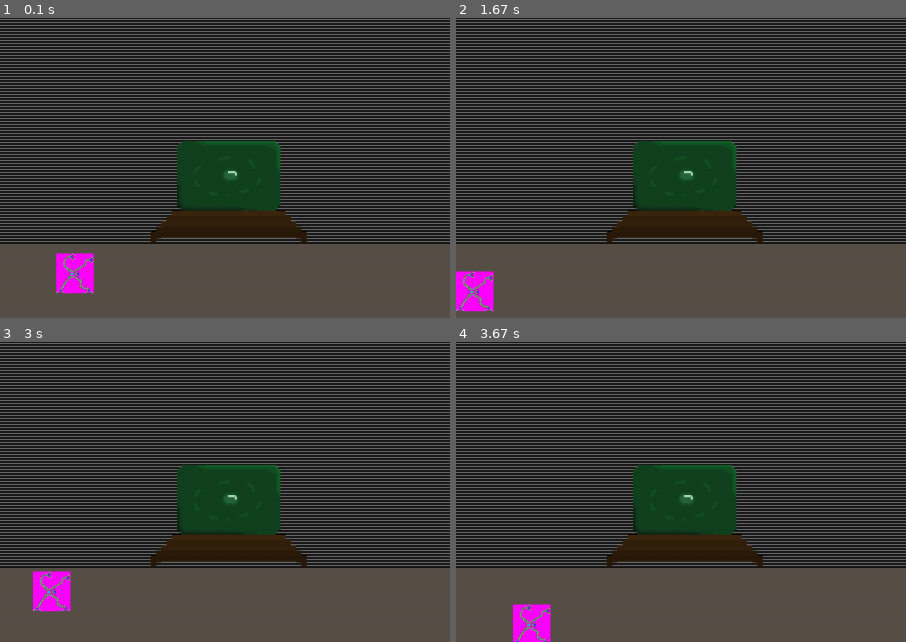
Above: before the commit, frames 1-4 (two rows, left to right).
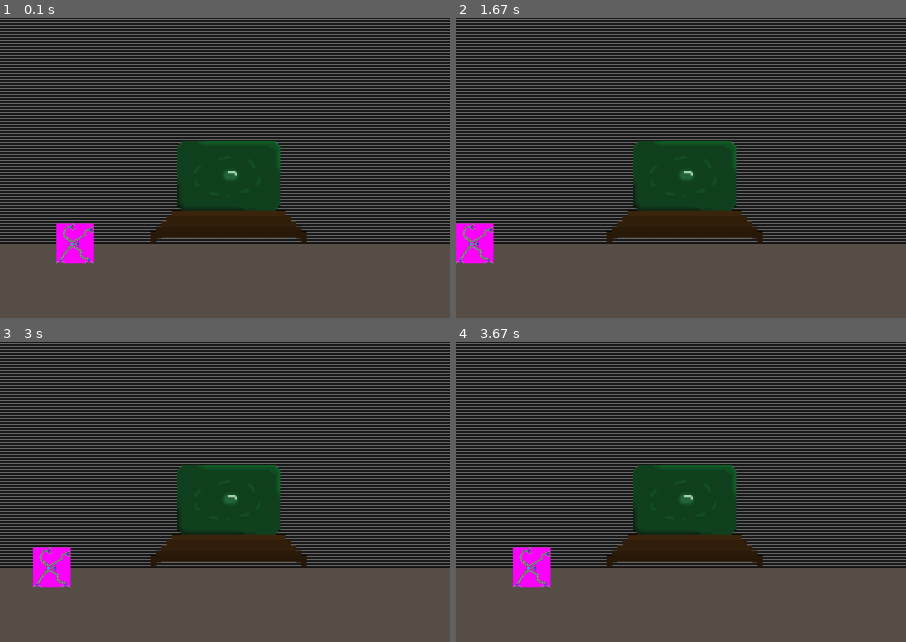
Above: after the commit, the same moments.

Repository: dmtcrafter/Py_Bots-pygame
Game: pygame game, started from game.py
Two runs of this game, one before a commit and one after it. Both use one fixed random seed, a clock stepped at 60 frames per second and the inputs below.
Inputs:
- Up to frame 1 (0.1 s): no input
- Up to frame 2 (1.67 s): hold Space 0.33-0.87 s; hold Left 0.33-0.87 s; hold Left 0.9-1.43 s; hold Down from 1.47 s (still down)
- Up to frame 3 (3 s): release Down at 1.77 s; hold Up 2.23-2.6 s; hold Right from 2.63 s (still down)
- Up to frame 4 (3.67 s): release Right at 3.27 s; hold Down from 3.3 s (still down)
The pictures show only the part of the screen within x 0-50%, y 50-100%; the shares and areas given below are measured in that part.

The runs differ from the first frame. In frame 1, 1.8% of the frame differs, in the area x 12-21%, y 68-92%; in frame 2, 2.3%, in the area x 0-9%, y 68-98%; in frame 3, 1.6%; in frame 4, 2.2%.

Commit message:
5/10/2022 2:47PM DMT

Diff:
--- a/game.py
+++ b/game.py
@@ -3,14 +3,13 @@
 # import the pygame module
 import pygame
 
+from pygame.image import load
 # from pygame.math import Vector
 from pygame.math import Vector2
 
 # import pygame.locals for easier access to key coordinates
 from pygame.locals import (
-    RLEACCEL,
-    K_UP,
-    K_DOWN,
+
     K_SPACE,
     K_LEFT,
     K_RIGHT,
@@ -34,7 +33,7 @@
 class Background(pygame.sprite.Sprite):
     def __init__(self):
         super().__init__()
-        self.surf = pygame.image.load('./assets/imgs/background_1.png').convert()
+        self.surf = load('./assets/imgs/background_1.png').convert()
         self.rect = self.surf.get_rect()
 
 
@@ -42,11 +41,17 @@
 
 # create sprite groups
 enemies = pygame.sprite.Group()
-bullets = pygame.sprite.Group()
+player_bullets = pygame.sprite.Group()
 all_sprites = pygame.sprite.Group()
+enemy_bullets = pygame.sprite.Group()
+
+all_sprites.add(screen_img)
+
+enemies.add(enemy_bullets)
 
 
 class GameObjects(pygame.sprite.Sprite):
+    BULLET_SPEED = 3
     p_velo = Vector2(1, 0)
     e_velo = Vector2(-1, 0)
 
@@ -54,22 +59,25 @@
         super().__init__()
 
     def _get_all_sprites(self):
-        all_sprites.add(*enemies, *bullets)
+        all_sprites.add(*enemies, *player_bullets, *enemy_bullets)
 
         return all_sprites
 
 
 class Bullet(GameObjects):
-    def __init__(self, b_type, velo_type):
-        super().__init__()
-        self.surf = b_type
+
+    def __init__(self, bullet_type, velo_type, position):
+        super().__init__()
+        # copy vector
+        self.surf = bullet_type
         self.rect = self.surf.get_rect()
+        self.direction = Vector2(velo_type)
+        self.position = position
         self.bounding_rect = self.surf.get_bounding_rect()
-        self.velocity = velo_type
 
 
 class Enemy(GameObjects):
-    type_e = pygame.image.load('./assets/imgs/enemy_bullet.png')
+    type_e = load('./assets/imgs/enemy_bullet.png')
 
     def __init__(self):
         super().__init__()
@@ -77,7 +85,7 @@
     class Crocodile(GameObjects):
         def __init__(self, x_pos, y_pos):
             super().__init__()
-            self.surf = pygame.image.load('./assets/imgs/crocodile.png')
+            self.surf = load('./assets/imgs/crocodile.png')
             self.rect = self.surf.get_rect(center=(x_pos, y_pos))
             self.velocity = [-1, 0]
 
@@ -85,53 +93,60 @@
             self.rect = self.rect.update(self.velocity)
 
             # Check if any bullets have collided with the enemy
-            if pygame.sprite.spritecollideany(self, bullets):
+            if pygame.sprite.spritecollideany(self, player_bullets):
                 # If so, then remove the player and stop the loop
                 self.kill()
-                self.surf = pygame.image.load('./assets/imgs/explosion.png').convert()
+                self.surf = load('./assets/imgs/explosion.png').convert()
                 self.kill()
 
     class SawBot(GameObjects):
         def __init__(self, x_pos, y_pos):
             super().__init__()
-            self.surf = pygame.image.load('./assets/imgs/saw_bot.png').convert()
+            self.surf = load('./assets/imgs/saw_bot.png').convert()
             self.rect = self.surf.get_rect(center=(x_pos, y_pos))
-            self.velocity = [-3, 0]
+            self.velocity = (-3, 0, 0, 0)
 
         def update(self):
             self.rect = self.rect.update(self.velocity)
 
-            # Check if any bullets have collided with the enemy
-            if pygame.sprite.spritecollideany(self, bullets):
+            # Check if any player_bullets have collided with the enemy
+            if pygame.sprite.spritecollideany(self, player_bullets):
 
                 self.kill()
 
     class Turret(GameObjects):
         def __init__(self, x_pos, y_pos):
             super().__init__()
-            self.surf = pygame.image.load('./assets/imgs/turret_open.png').convert()
+            self.surf = load('./assets/imgs/turret_open.png').convert()
             self.rect = self.surf.get_rect(center=(x_pos, y_pos))
             self.functioning = True
+            self.direction = Vector2()
+            self.position = self.rect.left
+
+        def shoot(self):
+            type_e = load('./assets/imgs/enemy_bullet.png').convert()
+            enemy_bullet_velocity = self.direction * self.BULLET_SPEED
+            enemy_bullet = Bullet(type_e, enemy_bullet_velocity, self.position)
+            enemy_bullets.add(enemy_bullet)
 
         def update(self):
-            # Check if any bullets have collided with the enemy
-            if pygame.sprite.spritecollideany(self, bullets):
-                # If so, then remove the player and stop the loop
-                self.functioning = False
-
-                self.kill()
-
-            while self.functioning:
-                e_bullet = Bullet(Enemy.type_e, GameObjects.e_velo)
-                bullets.add(e_bullet)
+            # Check if any player bullets have collided with the enemy
+            if pygame.sprite.spritecollideany(self, player_bullets):
+                # If so, then remove the turret
+                self.kill()
 
 
 class Player(GameObjects):
 
     def __init__(self):
         super().__init__()
-        self.surf = pygame.image.load('./assets/imgs/player_bot_1.png').convert()
-        self.rect = self.surf.get_rect(center=(SCREEN_WIDTH-1100, SCREEN_HEIGHT-60))
+        self.surf = load('./assets/imgs/player_bot_1.png').convert()
+        self.rect = self.surf.get_rect(center=(SCREEN_WIDTH-1100, SCREEN_HEIGHT-100))
+
+    def shoot(self):
+        type_p = load('./assets/imgs/player_bullet.png').convert()
+        player_bullet = Bullet(type_p, GameObjects.p_velo, player.rect.left)
+        player_bullets.add(player_bullet)
 
     def update(self, pressed_keys):
 
@@ -140,24 +155,17 @@
             # If so, then the player dies and the game ends
             self.kill()
             exit()
+        # Check if any enemy bullets have collided with the player
+        if pygame.sprite.spritecollideany(player, enemy_bullets):
+            # If so, then the player dies and the game ends
+            self.kill()
+            exit()
 
         if pressed_keys[K_LEFT]:
             self.rect.move_ip(-2, 0)
 
-        if pressed_keys[K_UP]:
-            self.rect.move_ip(0, -2)
-
         if pressed_keys[K_RIGHT]:
             self.rect.move_ip(2, 0)
-
-        if pressed_keys[K_DOWN]:
-            self.rect.move_ip(0, 2)
-
-        if pressed_keys[K_SPACE]:
-            type_p = pygame.image.load('./assets/imgs/player_bullet.png').convert()
-            type_p.set_colorkey((100, 0, 86.2), RLEACCEL)
-            bullet = Bullet(type_p, GameObjects.p_velo)
-            bullets.add(bullet)
 
         # Keep player on the screen_img
         if self.rect.left < 0:
@@ -166,8 +174,8 @@
             self.rect.right = SCREEN_WIDTH
         if self.rect.top < 0:
             self.rect.top = 0
-        if self.rect.bottom <= (SCREEN_HEIGHT-100):
-            self.rect.bottom = (SCREEN_HEIGHT-100)
+        if self.rect.bottom >= SCREEN_HEIGHT:
+            self.rect.bottom = SCREEN_HEIGHT
 
 
 player = Player()
@@ -199,6 +207,8 @@
         # Did the user click the 'Close' button? If so, stop the loop
         elif event.type == QUIT:
             running = False
+        elif player and event.type == pygame.KEYDOWN and event.key == K_SPACE:
+            player.shoot()
 
     # get currently pressed keys
     pressed_keys = pygame.key.get_pressed()
@@ -208,6 +218,14 @@
 
     if player:
         all_sprites.add(player)
+
+    for enemy in enemies:
+        if enemy:
+            all_sprites.add(enemy)
+
+    for player_bullet in player_bullets:
+        if player_bullet:
+            all_sprites.add(player_bullet)
 
     # update player sprite based on user key presses
     player.update(pressed_keys)
